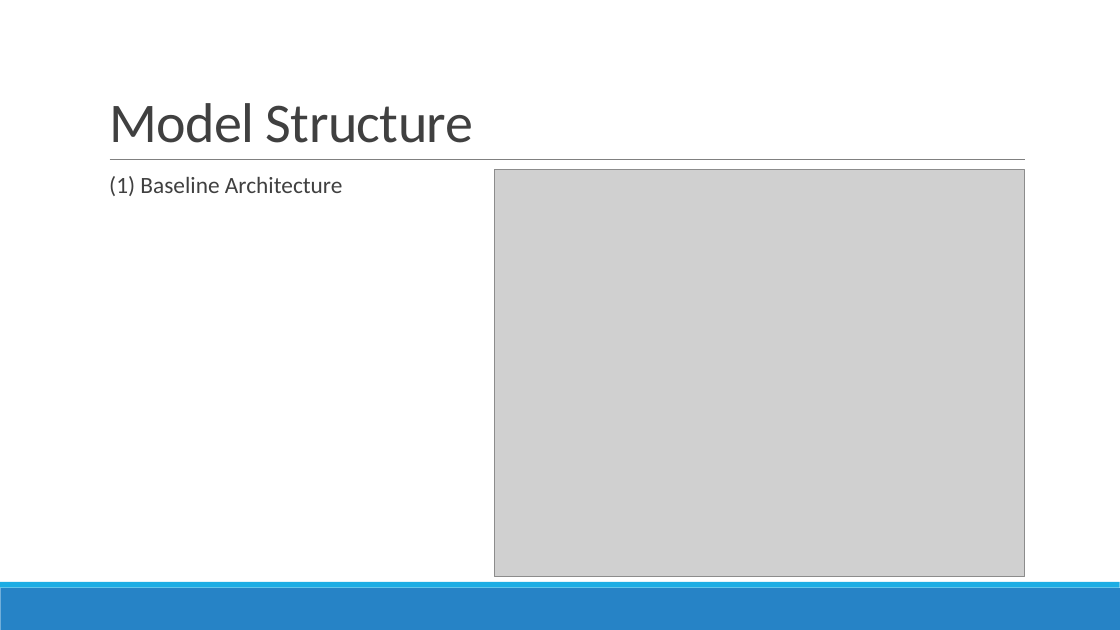
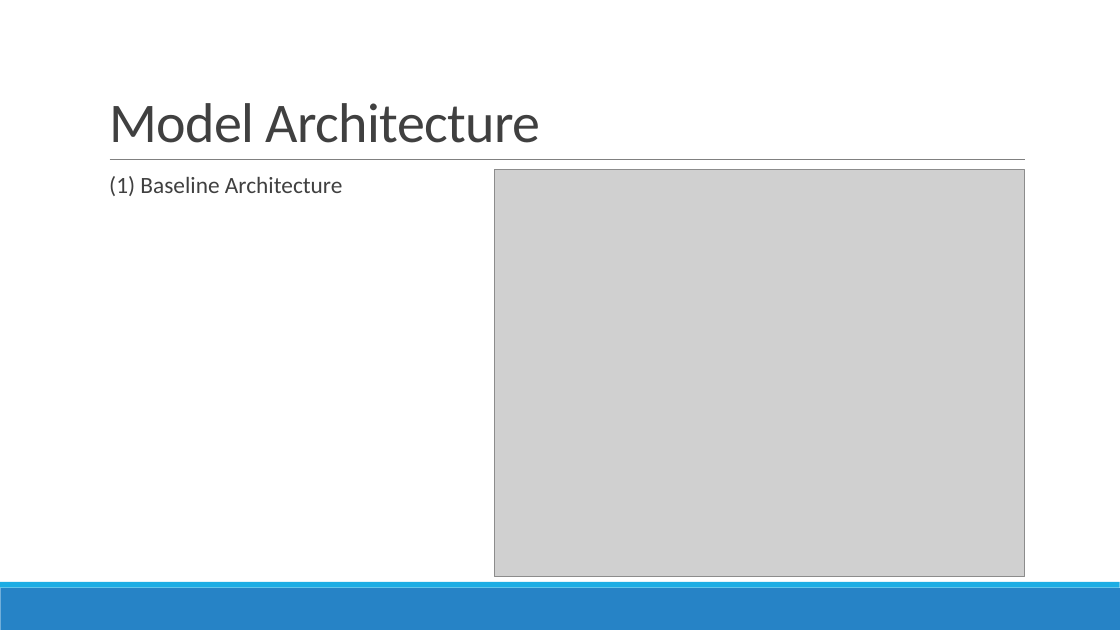
Before and after one commit to amansh45/fnc, a slide deck: slide 6 of SMAIPro.pptx. Drawn at 1120x630 pixels with LibreOffice and Linux fonts; fonts in the diff are those of the drawing; grey boxes stand for pictures. Boxes give left, top, right and bottom in pixels: in the first picture for what was removed or moved away, otherwise in the second. Text is boxed around its words. In the diff, an @@ line names an element or a change of style, - is before the commit and + after.

```diff
--- a/SMAIPro.pptx
+++ b/SMAIPro.pptx
@@ title at (109, 103, 541, 143): text changed @@
-Model Structure
+Model Architecture
```
Also in this commit, not shown: 1 other slide changed, 13 slides added, 4 slides removed.
